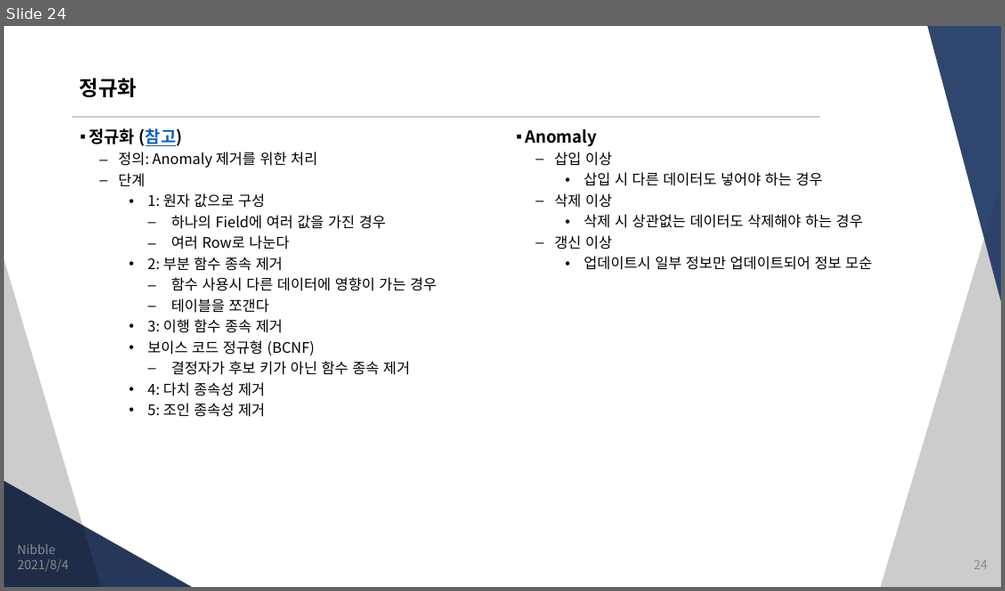
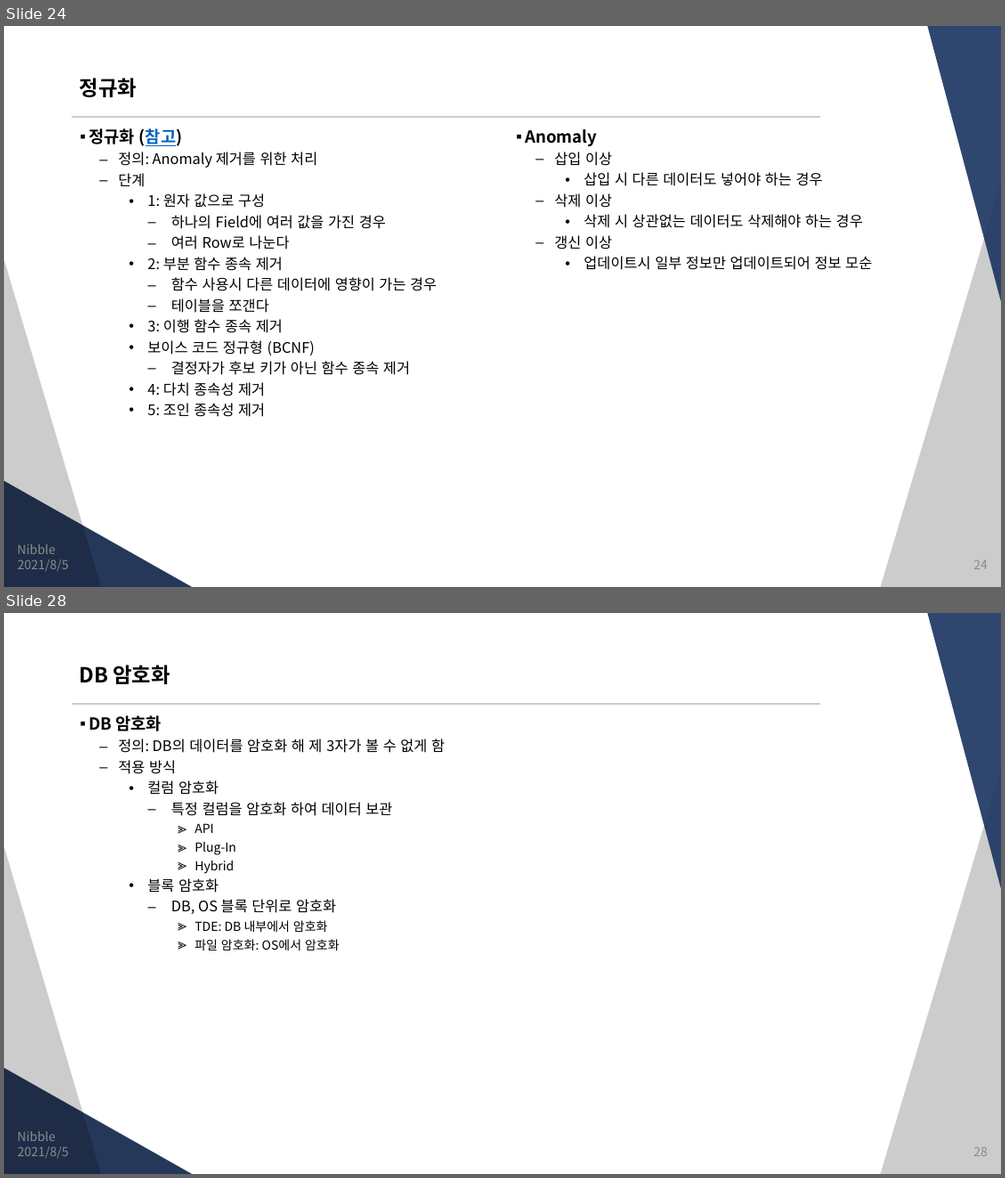
Before and after one commit to JungSangHyeon/2021-TIL, a slide deck: 정보처리기사/3. DB 구축.pptx. Shown one above the other, each under a label of ours: slide 24 before the commit, slides 24 and 28 after it; the slides between them are not shown. The pictures are 1005x591 and 1005x1178 pixels, drawn with LibreOffice and Linux fonts; fonts in the diff are those of the drawing. Boxes give left, top, right and bottom in pixels: in the first picture for what was removed or moved away, otherwise in the second. Text is boxed around its words. In the diff, an @@ line names an element or a change of style, - is before the commit and + after.

```diff
--- a/정보처리기사/3. DB 구축.pptx
+++ b/정보처리기사/3. DB 구축.pptx
@@ slide 28 added at (4, 613, 1001, 1174), background #FFFFFF; not listed: 5 template elements that a slide beside it also shows @@
@@ title added at (80, 665, 170, 684), 20 pt, text #000000, bold @@
+DB 암호화
@@ text added at (89, 715, 445, 950), 14 pt, text #000000 @@
+▪ DB 암호화
+  – 정의: DB의 데이터를 암호화 해 제 3자가 볼 수 없게 함
+  – 적용 방식
+    • 컬럼 암호화
+      – 특정 컬럼을 암호화 하여 데이터 보관
+        ≫ API
+        ≫ Plug-In
+        ≫ Hybrid
+    • 블록 암호화
+      – DB, OS 블록 단위로 암호화
+        ≫ TDE: DB 내부에서 암호화
+        ≫ 파일 암호화: OS에서 암호화
@@ text added at (17, 1131, 56, 1141), 12 pt, text #8C8C8C @@
+Nibble
@@ text added at (17, 1146, 69, 1159), 12 pt, text #8C8C8C @@
+2021/8/5
@@ page number added at (973, 1147, 987, 1156), 12 pt, text #8C8C8C @@
+28
@@ slide 24 changed as well @@
@@ text at (17, 559, 69, 572): text changed @@
-2021/8/4
+2021/8/5
```
Also in this commit, not shown: 22 other slides changed, 13 other slides added.
